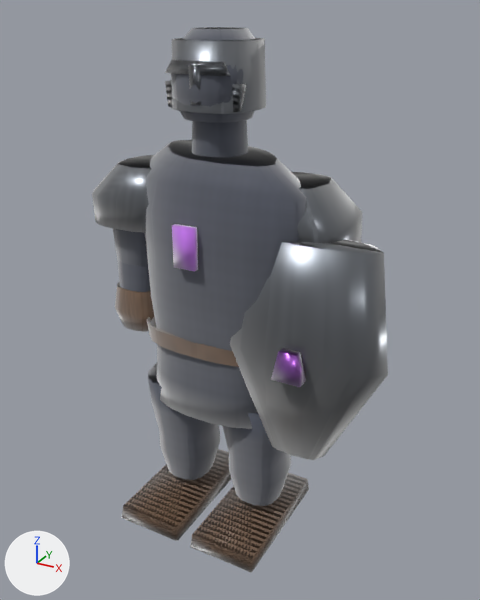
Two versions of the glTF model public/assets/models/characters/juggernaut.glb, one commit apart.
Both versions are drawn from a camera (50 mm lens) standing at (1.166, -1.978, 1.956) and looking at (0.096, -0.033, 0.984). Arrows for +X, +Y and +Z are at lower left; the lights stay in place. The older version comes first. Where no turn or scale is listed for an object, it has been applied to the vertices. Vertices at exactly the same position are counted once.

Names of what the first picture shows: 'LOD0_PROD_body', 'LOD0_PROD_weapon', 'LOD1_PROD_body', 'LOD1_PROD_weapon', 'LOD2_PROD_body', 'LOD2_PROD_weapon'.
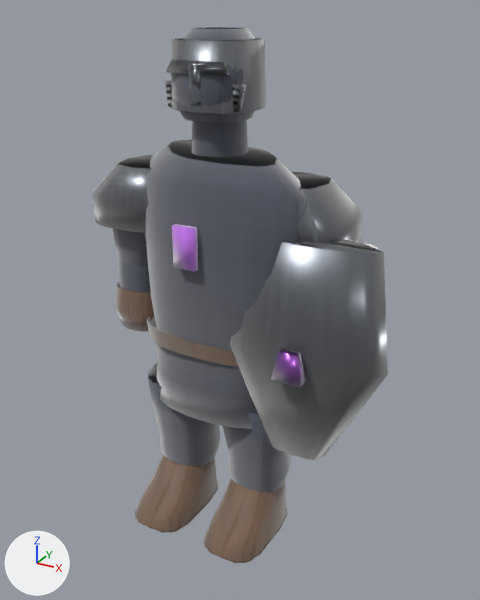
Diff of the bpy script that builds the scene:
```diff
--- a/public/assets/models/characters/juggernaut.glb.py
+++ b/public/assets/models/characters/juggernaut.glb.py
@@ me_lod0_prod_body_013 @@
-me_lod0_prod_body_013.from_pydata(...)  # 920 vertices, 1548 faces; spans x -0.51..0.51, y -0.32..0.22, z 0.0..1.9
+me_lod0_prod_body_013.from_pydata(...)  # 1062 vertices, 1808 faces; spans x -0.51..0.51, y -0.31..0.22, z 0.01..1.9
+# me_lod0_prod_body_013 part 1: the loose piece of 8 vertices spanning x 0.03..0.3, y -0.32..0.22, z 0.03..0.09 is rebuilt with 57 vertices and now spans x 0.04..0.3, y -0.31..0.09, z 0.03..0.21
+# me_lod0_prod_body_013 part 2: the loose piece of 8 vertices spanning x -0.29..-0.04, y -0.29..0.2, z 0.0..0.04 is rebuilt with 30 vertices and now spans x -0.3..-0.04, y -0.31..0.08, z 0.01..0.03, in mat_mat_juggernaut_leather
+# me_lod0_prod_body_013 part 3: the loose piece of 8 vertices spanning x 0.04..0.29, y -0.29..0.2, z 0.0..0.04 is rebuilt with 30 vertices and now spans x 0.04..0.3, y -0.31..0.08, z 0.01..0.03, in mat_mat_juggernaut_leather
+# me_lod0_prod_body_013 part 4: the loose piece of 8 vertices spanning x -0.3..-0.03, y -0.32..0.22, z 0.03..0.09 is rebuilt with 57 vertices and now spans x -0.3..-0.04, y -0.31..0.09, z 0.03..0.21
 me_lod0_prod_body_013.materials.append(mat_mat_juggernaut_body)
@@ me_lod1_prod_body_013 @@
-me_lod1_prod_body_013.from_pydata(...)  # 566 vertices, 936 faces; spans x -0.51..0.51, y -0.32..0.22, z 0.0..1.9
+me_lod1_prod_body_013.from_pydata(...)  # 636 vertices, 1064 faces; spans x -0.51..0.51, y -0.32..0.22, z 0.01..1.9
+# me_lod1_prod_body_013 part 5: the loose piece of 8 vertices spanning x -0.3..-0.03, y -0.32..0.22, z 0.03..0.09 is rebuilt with 33 vertices and now spans x -0.3..-0.04, y -0.31..0.09, z 0.03..0.21
+# me_lod1_prod_body_013 part 6: the loose piece of 8 vertices spanning x 0.03..0.3, y -0.32..0.22, z 0.03..0.09 is rebuilt with 33 vertices and now spans x 0.04..0.3, y -0.31..0.09, z 0.03..0.21
+# other edits to the shape of me_lod1_prod_body_013 do not show in these pictures
 me_lod1_prod_body_013.materials.append(mat_mat_juggernaut_body)
@@ me_lod2_prod_body_013 @@
-me_lod2_prod_body_013.from_pydata(...)  # 378 vertices, 624 faces; spans x -0.51..0.51, y -0.32..0.22, z 0.0..1.9
+me_lod2_prod_body_013.from_pydata(...)  # 424 vertices, 708 faces; spans x -0.51..0.51, y -0.3..0.22, z 0.01..1.9
+# me_lod2_prod_body_013 part 7: a new loose piece of 25 vertices spanning x -0.3..-0.04, y -0.29..0.08, z 0.03..0.21, in mat_mat_juggernaut_body
+# me_lod2_prod_body_013 part 8: a new loose piece of 25 vertices spanning x 0.04..0.3, y -0.29..0.08, z 0.03..0.21, in mat_mat_juggernaut_body
+# me_lod2_prod_body_013 part 9
+# 16 vertices are removed from x -0.3..0.3, y -0.32..0.22, z 0.03..0.09
+# 24 faces are deleted
+# other edits to the shape of me_lod2_prod_body_013 do not show in these pictures
 me_lod2_prod_body_013.materials.append(mat_mat_juggernaut_body)
```

Where the change shows, as pixel boxes (x1, y1, x2, y2) in the pictures (480 x 600 px):
'LOD0_PROD_body', reshaped
    before: (93, 27, 362, 573)
    after: (93, 27, 362, 564)
'LOD1_PROD_body', reshaped
    before: (92, 27, 331, 527)
    after: (92, 27, 331, 561)
'LOD2_PROD_body', reshaped
    before: (95, 27, 329, 527)
    after: (95, 27, 329, 564)
part 1 of me_lod0_prod_body_013, rebuilt
    before: (190, 473, 309, 573)
    after: (205, 478, 287, 562)
part 2 of me_lod0_prod_body_013, rebuilt
    before: (177, 478, 232, 540)
    after: (135, 482, 218, 533)
part 3 of me_lod0_prod_body_013, rebuilt
    before: (254, 498, 303, 569)
    after: (204, 509, 288, 564)
part 4 of me_lod0_prod_body_013, rebuilt
    before: (122, 468, 231, 541)
    after: (136, 455, 217, 531)
part 5 of me_lod1_prod_body_013, rebuilt
    before: (176, 449, 229, 527)
    after: (136, 456, 217, 529)
part 6 of me_lod1_prod_body_013, rebuilt (not visible before)
    after: (205, 480, 267, 559)
part 7 of me_lod2_prod_body_013, added
    after: (136, 458, 189, 531)
part 8 of me_lod2_prod_body_013, added
    after: (206, 482, 261, 562)
part 9 of me_lod2_prod_body_013, deleted (brown)
    before: (123, 464, 184, 527)
